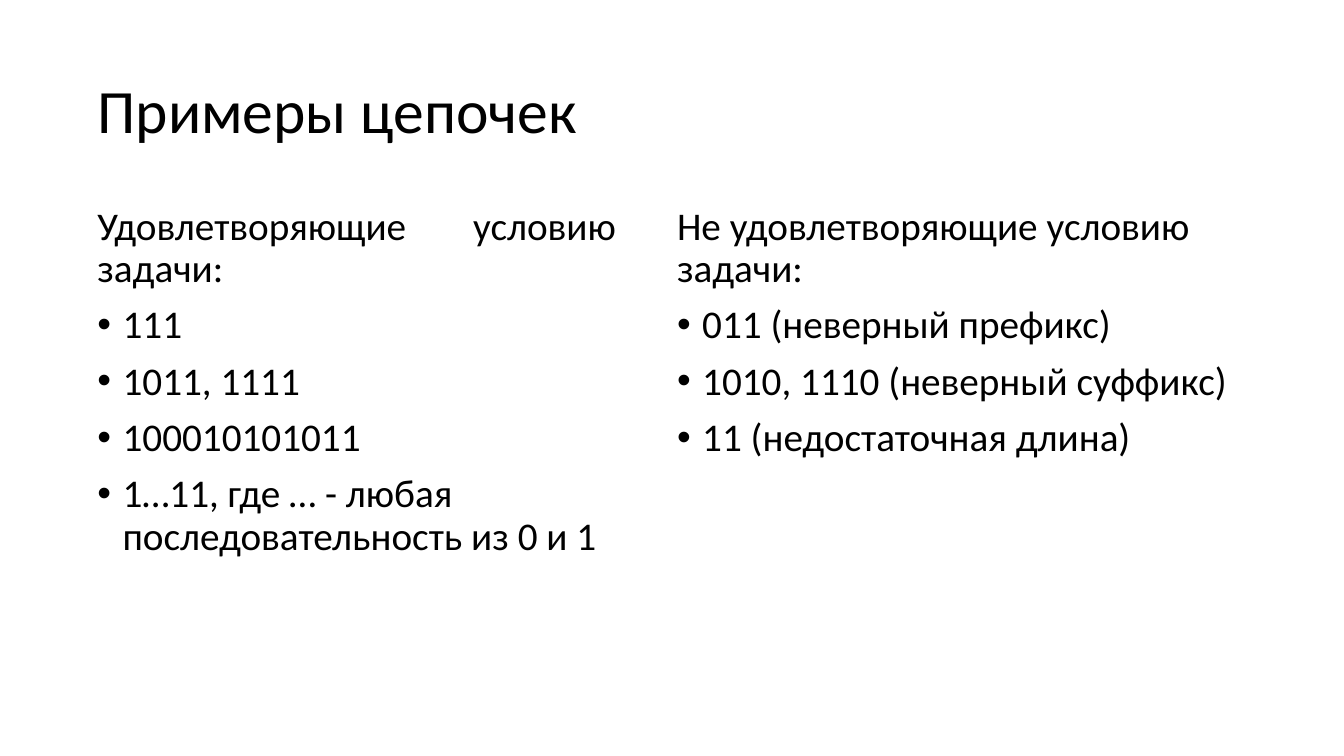
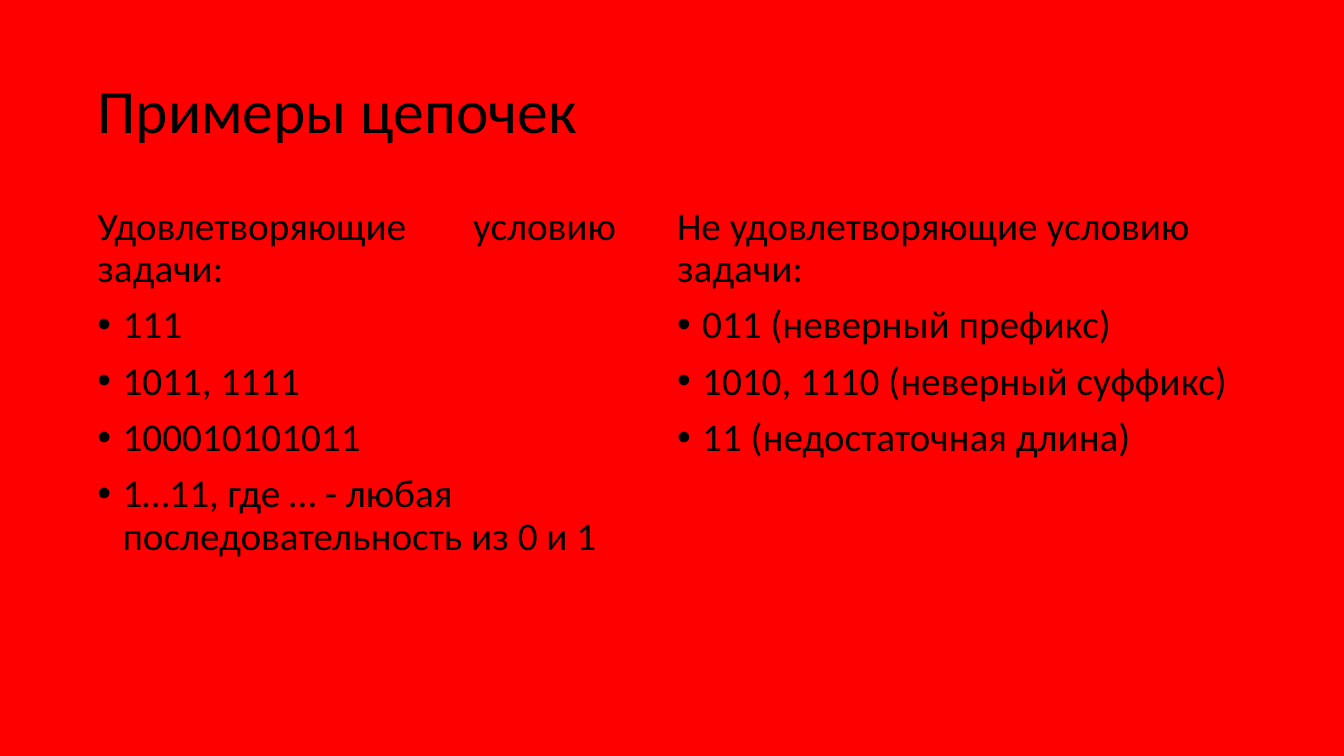
Before and after one commit to goddamnteam/korzun, a slide deck: slide 3 of task4.pptx. Drawn at 1344x756 pixels with LibreOffice and Linux fonts; fonts in the diff are those of the drawing. Boxes give left, top, right and bottom in pixels: in the first picture for what was removed or moved away, otherwise in the second. Text is boxed around its words. In the diff, an @@ line names an element or a change of style, - is before the commit and + after.

```diff
--- a/task4.pptx
+++ b/task4.pptx
@@ background #FFFFFF to #FF0000 @@
```
Also in this commit, not shown: 2 other slides changed, 1 slide added, 1 other file.
